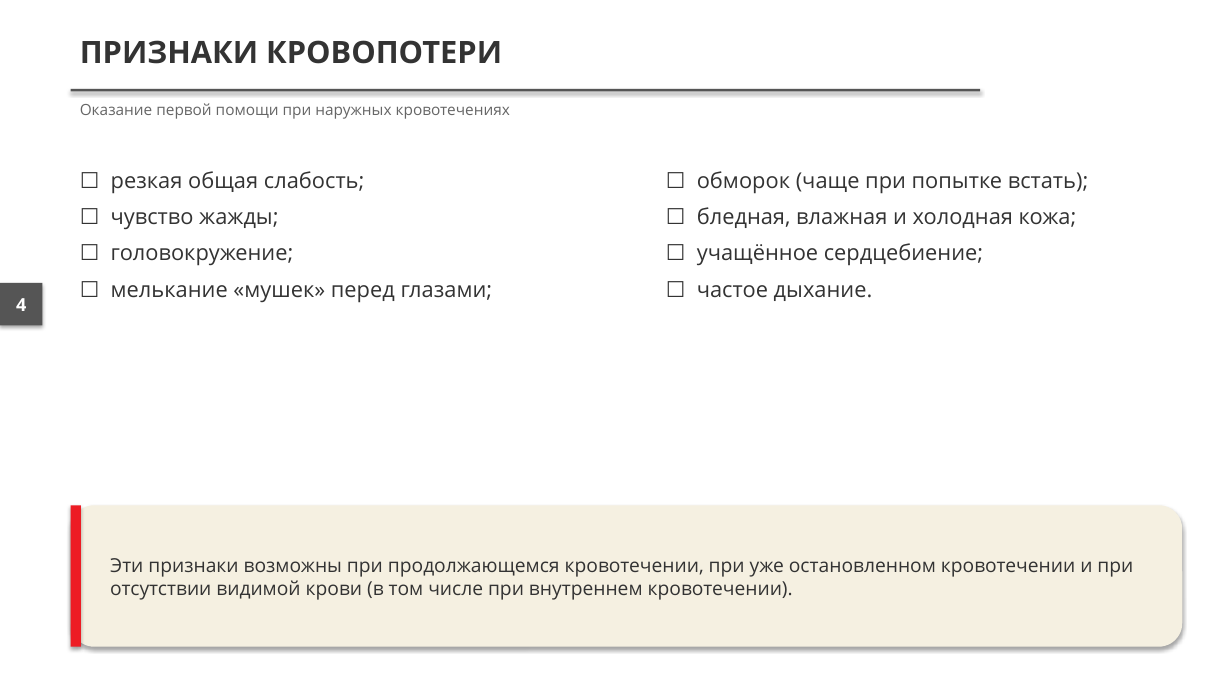
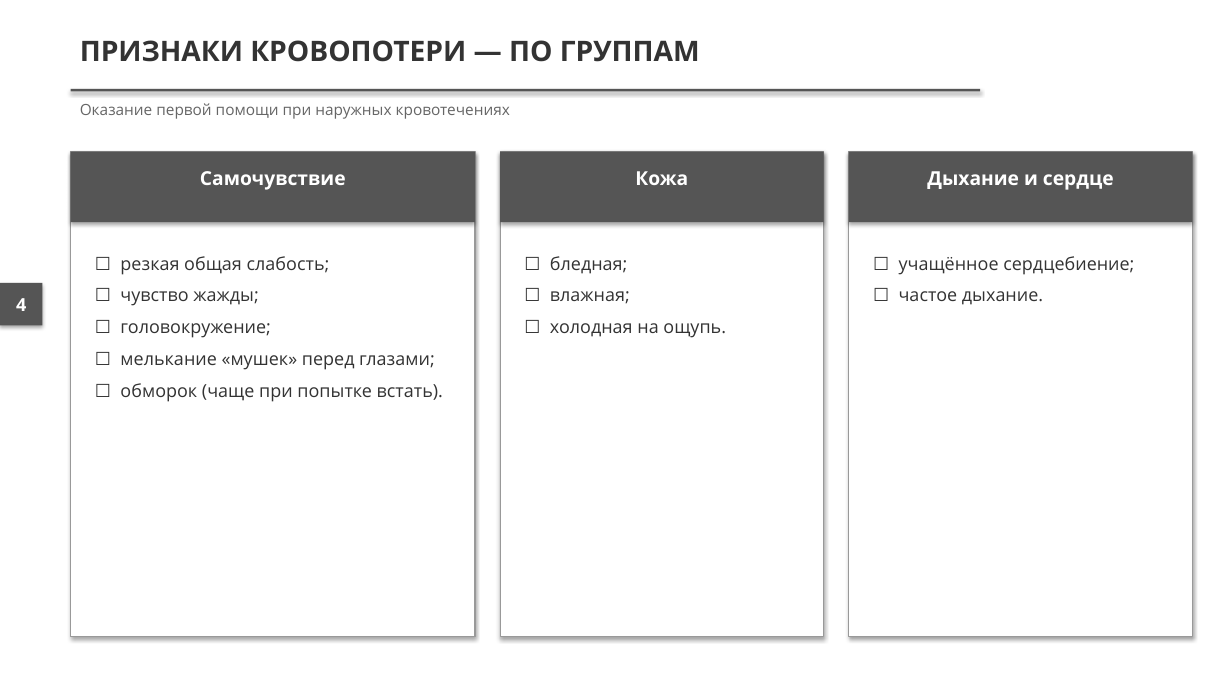
Before and after one commit to lysakalenushka-hash/-, a slide deck: slide 4 of presentations/out/Признаки_наружного_кровотечения_и_кровопотери.pptx. Drawn at 1232x693 pixels with LibreOffice and Linux fonts; fonts in the diff are those of the drawing. Boxes give left, top, right and bottom in pixels: in the first picture for what was removed or moved away, otherwise in the second. Text is boxed around its words. In the diff, an @@ line names an element or a change of style, - is before the commit and + after.

```diff
--- a/presentations/out/Признаки_наружного_кровотечения_и_кровопотери.pptx
+++ b/presentations/out/Признаки_наружного_кровотечения_и_кровопотери.pptx
@@ text at box(80, 40, 700, 62): text changed; size 24 to 22 pt @@
-ПРИЗНАКИ КРОВОПОТЕРИ
+ПРИЗНАКИ КРОВОПОТЕРИ — ПО ГРУППАМ
@@ rectangle added at box(71, 152, 475, 637), fill #FFFFFF, outline #999999 1 pt @@
@@ rectangle added at box(71, 152, 475, 223), fill #555555 @@
@@ text added at box(200, 171, 346, 190), 15 pt, text #FFFFFF, bold @@
+Самочувствие
@@ rectangle added at box(500, 152, 823, 637), fill #FFFFFF, outline #999999 1 pt @@
@@ rectangle added at box(500, 152, 823, 223), fill #555555 @@
@@ text added at box(635, 171, 688, 185), 15 pt, text #FFFFFF, bold @@
+Кожа
@@ text at box(697, 171, 1089, 228): paragraphs removed @@
-☐ обморок (чаще при попытке встать);
-☐ бледная, влажная и холодная кожа;
@@ rectangle added at box(849, 152, 1193, 637), fill #FFFFFF, outline #999999 1 pt @@
@@ rectangle added at box(849, 152, 1193, 223), fill #555555 @@
@@ text added at box(927, 171, 1114, 190), 15 pt, text #FFFFFF, bold @@
+Дыхание и сердце
@@ text "☐ резкая общая слабость;": place and size @@
-text "☐ резкая общая слабость;" at box(111, 171, 493, 303)
+text "☐ резкая общая слабость;" at box(120, 256, 443, 402)
@@ text at box(120, 256, 435, 370): size 17 to 14 pt in "☐ резкая общая слабость;", "☐ чувство жажды;", "☐ головокружение;", "☐ мелькание «мушек» перед глазами;" @@
@@ text added at box(550, 256, 726, 338), 14 pt, text #333333 @@
+☐ бледная;
+☐ влажная;
+☐ холодная на ощупь.
@@ text "☐ учащённое сердцебиение;": place and size @@
-text "☐ учащённое сердцебиение;" at box(697, 171, 1089, 301)
+text "☐ учащённое сердцебиение;" at box(899, 256, 1134, 305)
@@ text "☐ учащённое сердцебиение;" at box(899, 256, 1134, 305): size 17 to 14 pt @@
@@ text at box(120, 383, 443, 402): paragraph added @@
+☐ обморок (чаще при попытке встать).
@@ rounded rectangle removed at box(71, 506, 1183, 647) @@
@@ rectangle removed at box(71, 506, 81, 647) @@
@@ text removed at box(110, 558, 1133, 600) @@
-Эти признаки возможны при продолжающемся кровотечении, при уже остановленном кровотечении и при отсутствии видимой крови (в том числе при внутреннем кровотечении).
```
Also in this commit, not shown: 1 other slide changed, 9 slides added, 8 slides removed, 3 other files.
